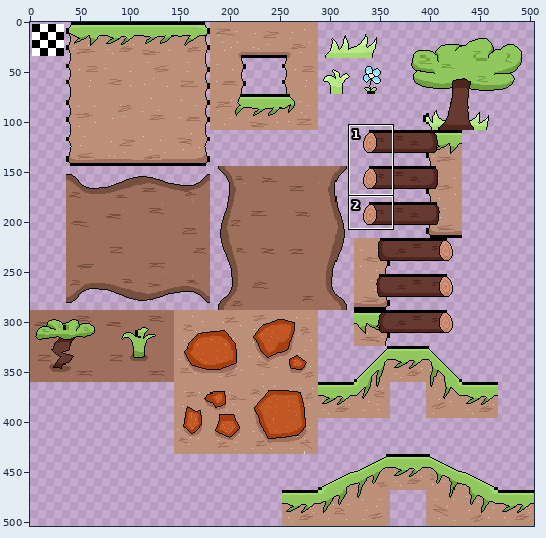
File history of a sprite sheet, tilesets/ts_c3area1/output_tileset.png. The picture above shows the old version from afar; the outline marks the close-up.
Close-up. The starting point:
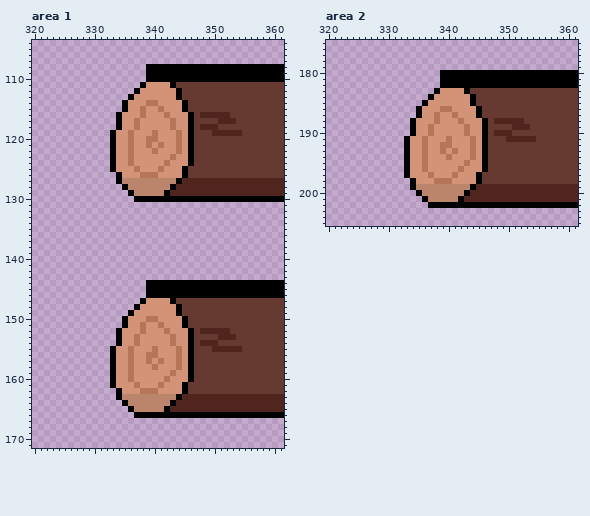
The file is 504x504 pixels. Shown: area 1: x 320..361, y 104..171; area 2: x 320..361, y 175..205. The commit also changed other parts of the picture, which this record leaves out.
After the commit:
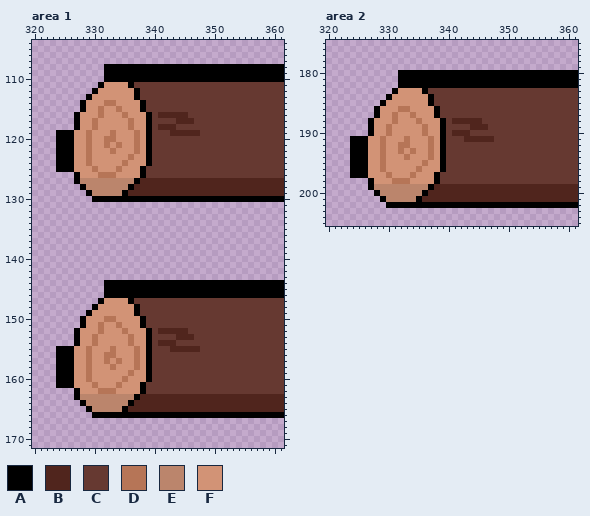
Palette (. is transparent): A #000000  B #50251d  C #663931  D #b67557  E #bb856c  F #d29376
From old to new:
Changed rows in their new state; - is an unchanged pixel.
Area 1:
first column x 324:
108 --------AAAAAAA----------------
109 --------AAAAAAA----------------
110 --------AAAAAAA----------------
111 -------AFFFFACCCCCCC-----------
112 ------AFFFFFF-CCCCCCC----------
113 -----AFFFFFFFACCCCCCC----------
114 ----AFFFDDFF--ACCCCCCC---------
115 ----AFFDFFDF--ACCCCCCC---------
116 ---AFFFDFFFD--FACBBBBBC-CCCCC--
117 ---AFFDFFFF-DF-ACCCCBBB----CCC-
118 ---AFFDFFFF-DF-ACBBBCCC-CCC----
119 AAAFFDFFFD--FD-ACCCBBBBB--CCCCC
120 AAAFFDFFDD--FD-ACCCCCCC--------
121 AAAFFDFFDFD-FD-ACCCCCCC--------
122 AAAFFDFFFD--FD-ACCCCCCC--------
123 AAAFFDFFFF-----ACCCCCCC--------
124 AAAFFDFFFF-DF--ACCCCCCC--------
125 AAAFFFDFFFD--FACCCCCCC---------
126 ---AFFFDDDF---ACCCCCCC---------
127 ---AEEEEEEE--ABBBBBBB----------
128 ----AEEEEEEEABBBBBBB-----------
129 -----AEEEEEABBBBBBB------------
130 ------AAAAAAA------------------
first column x 324:
144 --------AAAAAAA----------------
145 --------AAAAAAA----------------
146 --------AAAAAAA----------------
147 -------AFFFFACCCCCCC-----------
148 ------AFFFFFF-CCCCCCC----------
149 -----AFFFFFFFACCCCCCC----------
150 ----AFFFDDFF--ACCCCCCC---------
151 ----AFFDFFDF--ACCCCCCC---------
152 ---AFFFDFFFD--FACBBBBBC-CCCCC--
153 ---AFFDFFFF-DF-ACCCCBBB----CCC-
154 ---AFFDFFFF-DF-ACBBBCCC-CCC----
155 AAAFFDFFFD--FD-ACCCBBBBB--CCCCC
156 AAAFFDFFDD--FD-ACCCCCCC--------
157 AAAFFDFFDFD-FD-ACCCCCCC--------
158 AAAFFDFFFD--FD-ACCCCCCC--------
159 AAAFFDFFFF-----ACCCCCCC--------
160 AAAFFDFFFF-DF--ACCCCCCC--------
161 AAAFFFDFFFD--FACCCCCCC---------
162 ---AFFFDDDF---ACCCCCCC---------
163 ---AEEEEEEE--ABBBBBBB----------
164 ----AEEEEEEEABBBBBBB-----------
165 -----AEEEEEABBBBBBB------------
166 ------AAAAAAA------------------
Area 2:
first column x 324:
180 --------AAAAAAA----------------
181 --------AAAAAAA----------------
182 --------AAAAAAA----------------
183 -------AFFFFACCCCCCC-----------
184 ------AFFFFFF-CCCCCCC----------
185 -----AFFFFFFFACCCCCCC----------
186 ----AFFFDDFF--ACCCCCCC---------
187 ----AFFDFFDF--ACCCCCCC---------
188 ---AFFFDFFFD--FACBBBBBC-CCCCC--
189 ---AFFDFFFF-DF-ACCCCBBB----CCC-
190 ---AFFDFFFF-DF-ACBBBCCC-CCC----
191 AAAFFDFFFD--FD-ACCCBBBBB--CCCCC
192 AAAFFDFFDD--FD-ACCCCCCC--------
193 AAAFFDFFDFD-FD-ACCCCCCC--------
194 AAAFFDFFFD--FD-ACCCCCCC--------
195 AAAFFDFFFF-----ACCCCCCC--------
196 AAAFFDFFFF-DF--ACCCCCCC--------
197 AAAFFFDFFFD--FACCCCCCC---------
198 ---AFFFDDDF---ACCCCCCC---------
199 ---AEEEEEEE--ABBBBBBB----------
200 ----AEEEEEEEABBBBBBB-----------
201 -----AEEEEEABBBBBBB------------
202 ------AAAAAAA------------------
Changed places in both close-ups, as pixel boxes (x1, y1, x2, y2):
changed: (56, 64, 242, 202)
changed: (56, 280, 242, 418)
changed: (350, 70, 536, 208)
